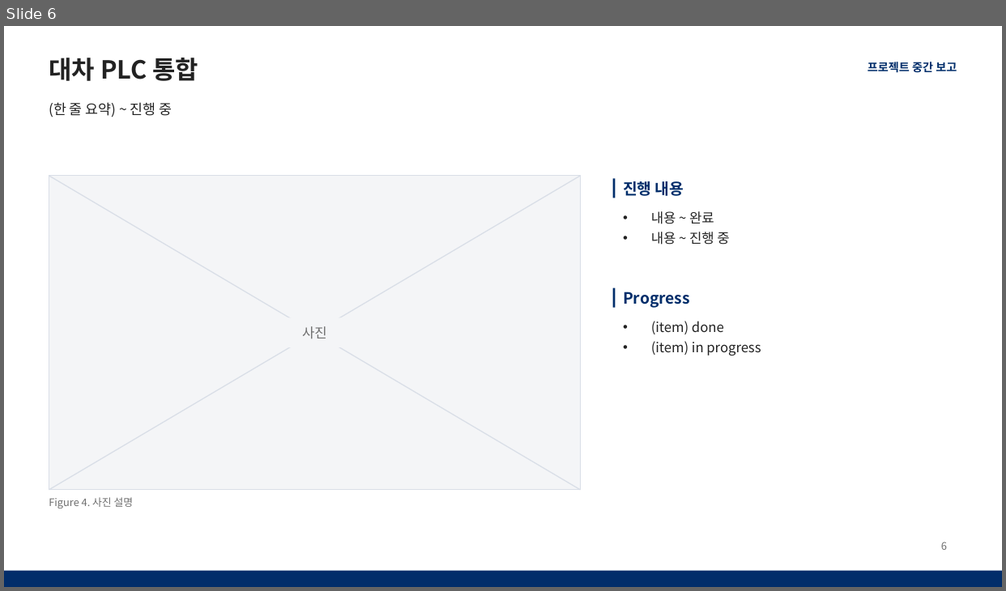
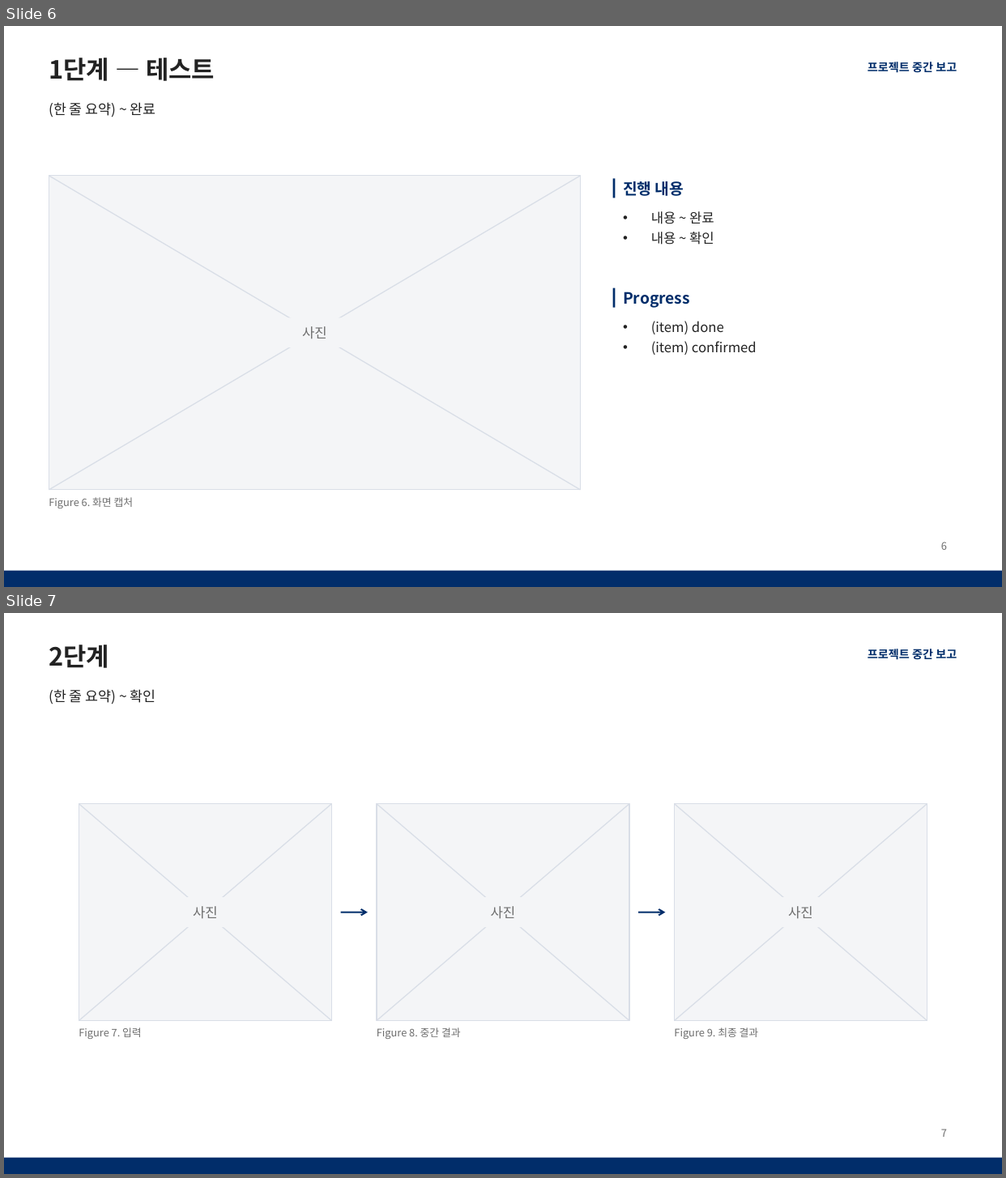
Before and after one commit to chanyee725/PPT-Template, a slide deck: templates/interim-report.pptx. Shown one above the other, each under a label of ours: slide 6 before the commit, slides 6 and 7 after it. The pictures are 1006x591 and 1006x1178 pixels, drawn with LibreOffice and Linux fonts; fonts in the diff are those of the drawing. Boxes give left, top, right and bottom in pixels: in the first picture for what was removed or moved away, otherwise in the second. Text is boxed around its words. In the diff, an @@ line names an element or a change of style, - is before the commit and + after.

```diff
--- a/templates/interim-report.pptx
+++ b/templates/interim-report.pptx
@@ slide 7 added at box(4, 613, 1002, 1174), background #FFFFFF; not listed: 2 template elements that a slide beside it also shows @@
@@ title added at box(49, 645, 109, 668), 24 pt, text #222222, bold @@
+2단계
@@ text added at box(49, 689, 156, 705), 13.5 pt, text #222222 @@
+(한 줄 요약) ~ 확인
@@ rectangle added at box(79, 804, 332, 1021), fill #F4F5F7, outline #D9DEE7 1 pt @@
@@ line added from (79, 804) to (332, 1021), #D9DEE7 1 pt @@
@@ line added from (79, 1021) to (332, 804), #D9DEE7 1 pt @@
@@ rectangle added at box(377, 804, 630, 1021), fill #F4F5F7, outline #D9DEE7 1 pt @@
@@ line added from (377, 804) to (630, 1021), #D9DEE7 1 pt @@
@@ line added from (377, 1021) to (630, 804), #D9DEE7 1 pt @@
@@ rectangle added at box(675, 804, 928, 1021), fill #F4F5F7, outline #D9DEE7 1 pt @@
@@ line added from (675, 804) to (927, 1021), #D9DEE7 1 pt @@
@@ line added from (675, 1021) to (927, 804), #D9DEE7 1 pt @@
@@ text added at box(193, 906, 218, 918), 13 pt, text #6E6E6E @@
+사진
@@ arrow added from (341, 913) to (368, 913), #012D6A 1.5 pt @@
@@ text added at box(491, 906, 516, 918), 13 pt, text #6E6E6E @@
+사진
@@ arrow added from (639, 913) to (666, 913), #012D6A 1.5 pt @@
@@ text added at box(788, 906, 813, 918), 13 pt, text #6E6E6E @@
+사진
@@ text added at box(79, 1028, 142, 1039), 10 pt, text #6E6E6E @@
+Figure 7. 입력
@@ text added at box(377, 1028, 461, 1039), 10 pt, text #6E6E6E @@
+Figure 8. 중간 결과
@@ text added at box(674, 1028, 759, 1039), 10 pt, text #6E6E6E @@
+Figure 9. 최종 결과
@@ page number added at box(941, 1129, 947, 1137), 10 pt, text #6E6E6E @@
+7
@@ slide 6 changed as well @@
@@ title at box(49, 58, 215, 81): text changed @@
-대차 PLC 통합
+1단계 — 테스트
@@ text at box(49, 102, 156, 118): text changed @@
-(한 줄 요약) ~ 진행 중
+(한 줄 요약) ~ 완료
@@ text at box(651, 232, 714, 245): text changed @@
-• 내용 ~ 진행 중
+• 내용 ~ 확인
@@ text at box(651, 341, 756, 355): text changed @@
-• (item) in progress
+• (item) confirmed
@@ text at box(49, 497, 134, 509): text changed @@
-Figure 4. 사진 설명
+Figure 6. 화면 캡처
```
Also in this commit, not shown: 2 other slides changed, 11 other slides added, 7 slides removed, 1 other file.
